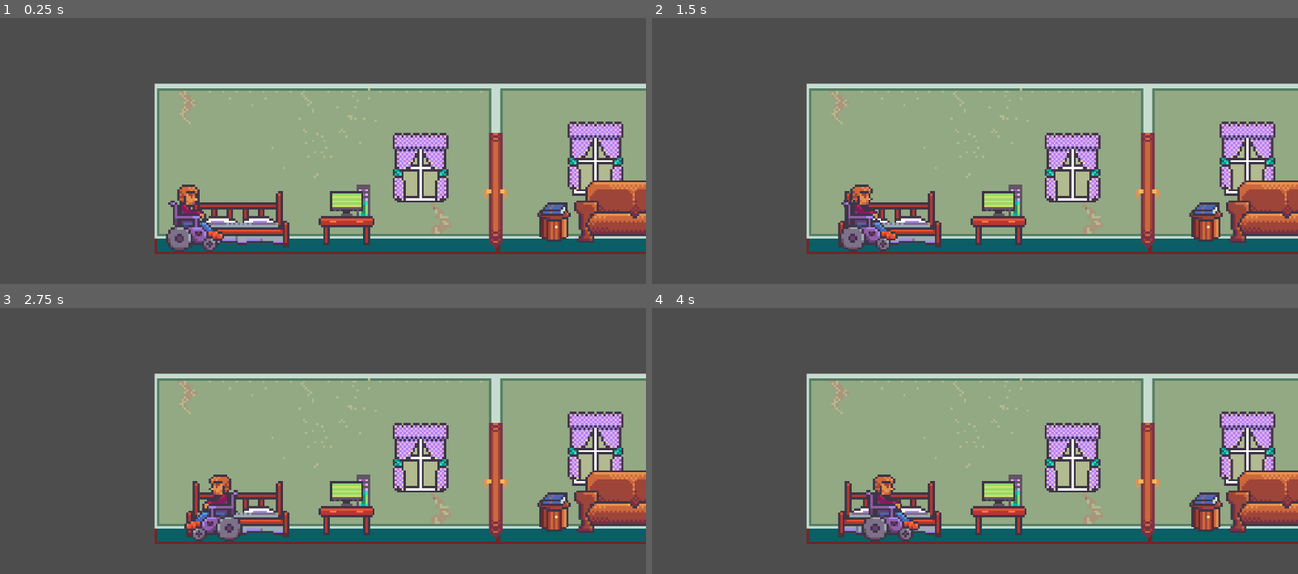
Above: before the commit, frames 1-4 (two rows, left to right).
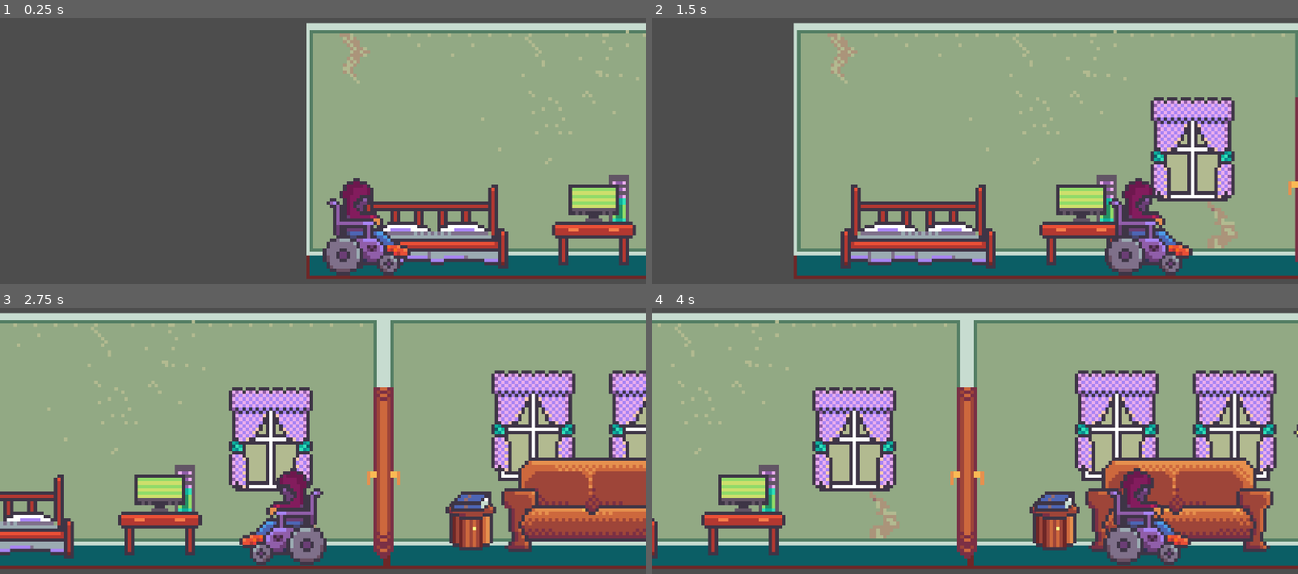
Above: after the commit, the same moments.

Repository: UI369/TeknoKunda2
Game: Godot game, scene res://levels/test_level.tscn
The game is run twice, just before and just after one commit, with the same random seed, the same clock (stepped at 60 frames per second) and the same inputs.
Inputs:
- Up to frame 1 (0.25 s): no input
- Up to frame 2 (1.5 s): tap Enter at 0.5 s; hold F (right) from 0.53 s (still down); tap Space (jump) at 0.77 s
- Up to frame 3 (2.75 s): tap Space (jump) at 1.52 s; release F (right) at 2.03 s; hold S (left) from 2.03 s (still down)
- Up to frame 4 (4 s): release S (left) at 2.78 s; hold F (right) from 2.78 s (still down); tap Space (jump) at 3.02, 3.77 s

The runs differ from the first frame. In frame 1, 47% of the frame differs, in the area x 23-100%, y 1-99%; in frame 2, 52%; in frame 3, 79%; in frame 4, 80%, in the area x 0-100%, y 1-99%.

Commit message:
first pass at back-facing Tek

Diff:
--- a/characters/player.gd
+++ b/characters/player.gd
@@ -10,6 +10,8 @@
 var animation_locked : bool = false
 var direction : Vector2 = Vector2.ZERO
 var was_in_air : bool = false
+
+
 
 @onready var animated_sprite : AnimatedSprite2D = $AnimatedSprite2D
 
--- a/characters/tek.gd
+++ b/characters/tek.gd
@@ -1,7 +1,7 @@
 extends CharacterBody2D
 
 
-@export var speed : float = 10.0
+@export var speed : float = 100.0
 @export var acceleration : float = 10
 @export var jump_velocity = -5.0
 var direction : Vector2 = Vector2.ZERO
@@ -10,10 +10,24 @@
 
 @onready var sprite : Sprite2D = $Sprite2D
 
+var tek1 = preload("res://art/TeknoKundaAssets/sprites/tek_side.png")
+var tek2 = preload("res://art/TeknoKundaAssets/sprites/tek_back.png")
+var tek_side = true
+
+func switch_texture():
+	print(tek_side)
+
+	if(tek_side):
+		sprite.set_texture(tek1)
+	else:
+		sprite.set_texture(tek2)
+
+	tek_side = !tek_side
+
 
 func _physics_process(delta):
 	direction = Input.get_vector("left", "right", "up", "down")
-	print(direction)
+
 	if direction.x != 0:
 		velocity.x = move_toward(velocity.x, direction.x * speed, acceleration)
 	else:
@@ -22,6 +36,11 @@
 	# Add the gravity.
 	if not is_on_floor():
 		velocity.y += gravity * delta
+
+	if Input.is_action_pressed("up"):
+		switch_texture()
+
+
 
 	move_and_slide()
 	update_facing_direction()
--- a/characters/tek.tscn
+++ b/characters/tek.tscn
@@ -1,17 +1,24 @@
-[gd_scene load_steps=3 format=3 uid="uid://cth5jrgl4o8ot"]
+[gd_scene load_steps=4 format=3 uid="uid://cth5jrgl4o8ot"]
 
-[ext_resource type="Texture2D" uid="uid://cssxlmcpja3si" path="res://art/TeknoKundaAssets/sprites/tek.png" id="1_7e64a"]
+[ext_resource type="Texture2D" uid="uid://bwlm83v8dskn5" path="res://art/TeknoKundaAssets/sprites/tek_side.png" id="1_qw84c"]
 
-[sub_resource type="CapsuleShape2D" id="CapsuleShape2D_hndfm"]
-radius = 11.0
-height = 26.0
+[sub_resource type="CapsuleShape2D" id="CapsuleShape2D_khrg3"]
+radius = 8.0
+height = 29.0
+
+[sub_resource type="RectangleShape2D" id="RectangleShape2D_q218d"]
+size = Vector2(24, 9.25)
 
 [node name="CharacterBody2D" type="CharacterBody2D"]
 
 [node name="CollisionShape2D" type="CollisionShape2D" parent="."]
-position = Vector2(11, 17)
-shape = SubResource("CapsuleShape2D_hndfm")
+position = Vector2(10, 15.5)
+shape = SubResource("CapsuleShape2D_khrg3")
+
+[node name="CollisionShape2D2" type="CollisionShape2D" parent="."]
+position = Vector2(14, 24.375)
+shape = SubResource("RectangleShape2D_q218d")
 
 [node name="Sprite2D" type="Sprite2D" parent="."]
-texture = ExtResource("1_7e64a")
+texture = ExtResource("1_qw84c")
 centered = false
--- a/levels/test_level.tscn
+++ b/levels/test_level.tscn
@@ -1435,6 +1435,9 @@
 physics_layer_0/collision_layer = 1
 sources/0 = SubResource("TileSetAtlasSource_yl8m8")
 
+[sub_resource type="RectangleShape2D" id="RectangleShape2D_o3gim"]
+size = Vector2(4, 81)
+
 [sub_resource type="RectangleShape2D" id="RectangleShape2D_1c1sa"]
 size = Vector2(151.5, 6)
 
@@ -1448,8 +1451,8 @@
 layer_0/tile_data = PackedInt32Array(-196615, 0, 1, -131079, 0, 2, -65543, 0, 3, -7, 0, 4, -196614, 65536, 1, -131078,  …(4677 unchanged characters)…
 
 [node name="Camera2D" type="Camera2D" parent="."]
-position = Vector2(75, 39)
-zoom = Vector2(2, 2)
+position = Vector2(5, 44)
+zoom = Vector2(3, 3)
 process_callback = 0
 position_smoothing_enabled = true
 drag_horizontal_enabled = true
@@ -1492,6 +1495,12 @@
 texture = ExtResource("8_xweol")
 centered = false
 
+[node name="wall_left" type="StaticBody2D" parent="Bedroom"]
+
+[node name="CollisionShape2D" type="CollisionShape2D" parent="Bedroom/wall_left"]
+position = Vector2(-1, 40)
+shape = SubResource("RectangleShape2D_o3gim")
+
 [node name="floor" type="StaticBody2D" parent="Bedroom"]
 
 [node name="CollisionShape2D" type="CollisionShape2D" parent="Bedroom/floor"]
@@ -1556,10 +1565,27 @@
 texture = ExtResource("14_4vkco")
 centered = false
 
+[node name="door2" type="Sprite2D" parent="Livingroom"]
+y_sort_enabled = true
+position = Vector2(300, 23)
+texture = ExtResource("6_o7rqj")
+centered = false
+
+[node name="floor2" type="StaticBody2D" parent="Livingroom"]
+
+[node name="CollisionShape2D" type="CollisionShape2D" parent="Livingroom/floor2"]
+position = Vector2(228, 78)
+shape = SubResource("RectangleShape2D_1c1sa")
+
+[node name="wall_right" type="StaticBody2D" parent="Livingroom"]
+
+[node name="CollisionShape2D" type="CollisionShape2D" parent="Livingroom/wall_right"]
+position = Vector2(306, 40.5)
+shape = SubResource("RectangleShape2D_o3gim")
+
 [node name="Tek" parent="." instance=ExtResource("15_5jp72")]
 position = Vector2(5, 44)
 script = ExtResource("16_33y3i")
 
 [node name="RemoteTransform2D" type="RemoteTransform2D" parent="Tek"]
-position = Vector2(70, -5)
 remote_path = NodePath("../../Camera2D")
Binary file added: art/TeknoKundaAssets/sprites/tek-sheet.png
Not shown, added: art/TeknoKundaAssets/sprites/tek-sheet.png.import
Binary file added: art/TeknoKundaAssets/sprites/tek_back.png
Not shown, added: art/TeknoKundaAssets/sprites/tek_back.png.import
Binary file added: art/TeknoKundaAssets/sprites/tek_side.png
Not shown, added: art/TeknoKundaAssets/sprites/tek_side.png.import
Not shown: 1 places in levels/test_level.tscn that only renumber resources
Not shown, changed: .DS_Store
Not shown, changed: art/TeknoKundaAssets/.DS_Store
Not shown, changed: art/TeknoKundaAssets/sprites/.DS_Store
